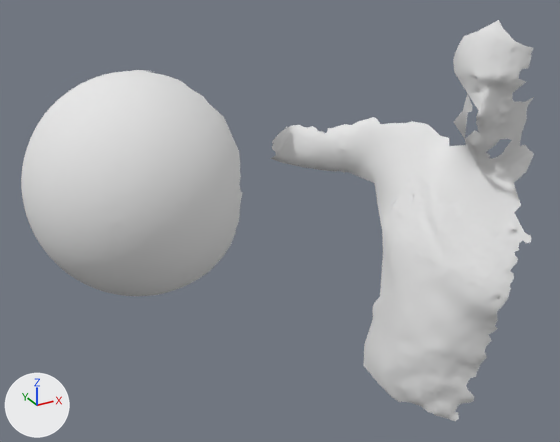
The OBJ model res/tangential2/LargeSphere_tangential_02.000039.obj as it was, and as the next commit left it.
Camera for both pictures: a camera (50 mm lens) standing at (-97.0, -989.0, 404.0) and looking at (500.0, 98.0, -139.0). The lights are fixed; the arrows at lower left show +X, +Y and +Z. Where no turn or scale is listed for an object, it has been applied to the vertices.

In view in the first picture: 'LargeSphere_tangential_02.000039'.
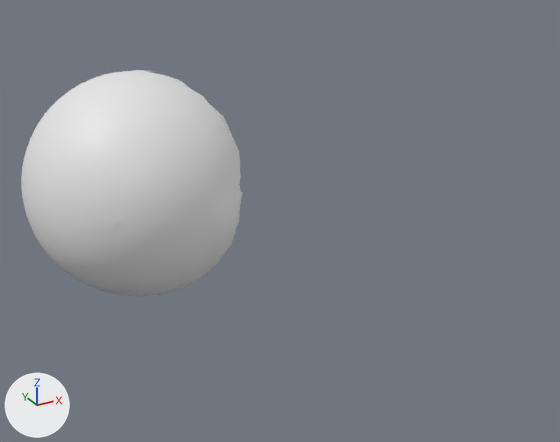
Location of each change, (x1, y1, x2, y2) in pixels of the pictures (560 x 442 px):
'LargeSphere_tangential_02.000039', reshaped (57% narrower, 44% shorter): before (21, 20, 534, 421); after (21, 70, 243, 296)
part 1 of me_largesphere_tangential_02_000039, deleted: before (270, 20, 534, 421)

Edits to the bpy script that builds the scene:
```text
Change me_largesphere_tangential_02_000039:
    where me_largesphere_tangential_02_000039.from_pydata(...)  # 10191 vertices, 20100 faces; spans x 56.0..920.0, y -200.0..376.0, z -546.0..203.0
    used by ob_largesphere_tangential_02_000039; location = (0.0, 0.0, 0.0)
    remove me_largesphere_tangential_02_000039.materials.append(mat_largesphere_tangential_02_000039)  # white #e7e7e7
    me_largesphere_tangential_02_000039 part 1: the loose piece of 3908 vertices spanning x 610.0..920.0, y -142.0..376.0, z -546.0..203.0 is deleted
```
